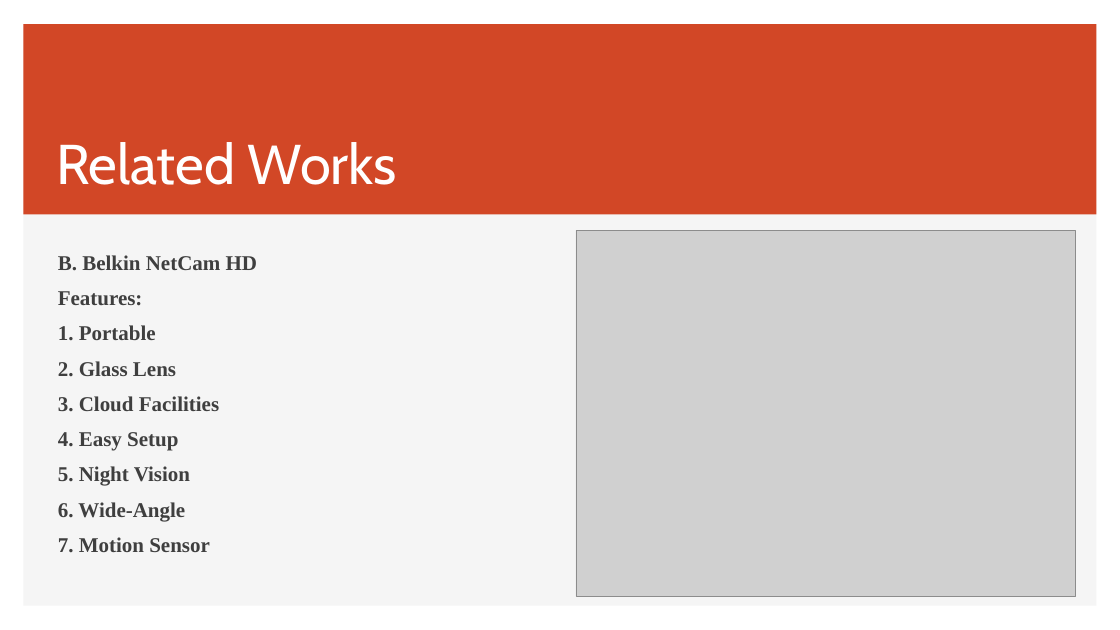
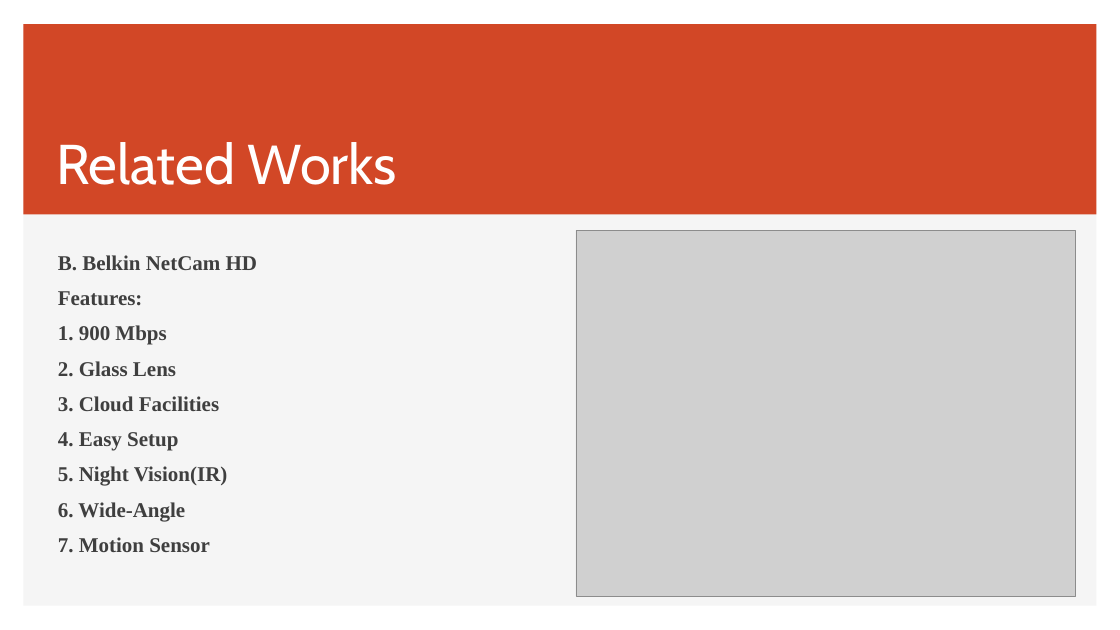
Before and after one commit to prajwollamichhane11/embeddedSystemProjectReport, a slide deck: slide 5 of Embedded System Presentation.pptx. Drawn at 1120x630 pixels with LibreOffice and Linux fonts; fonts in the diff are those of the drawing; grey boxes stand for pictures. Boxes give left, top, right and bottom in pixels: in the first picture for what was removed or moved away, otherwise in the second. Text is boxed around its words. In the diff, an @@ line names an element or a change of style, - is before the commit and + after.

```diff
--- a/Embedded System Presentation.pptx
+++ b/Embedded System Presentation.pptx
@@ text at (58,325,166,345): text changed @@
-1. Portable
+1. 900 Mbps
@@ text at (58,466,228,486): text changed @@
-5. Night Vision
+5. Night Vision(IR)
```
Also in this commit, not shown: 5 other slides changed, 3 slides added, 2 slides removed, 1 other file.
